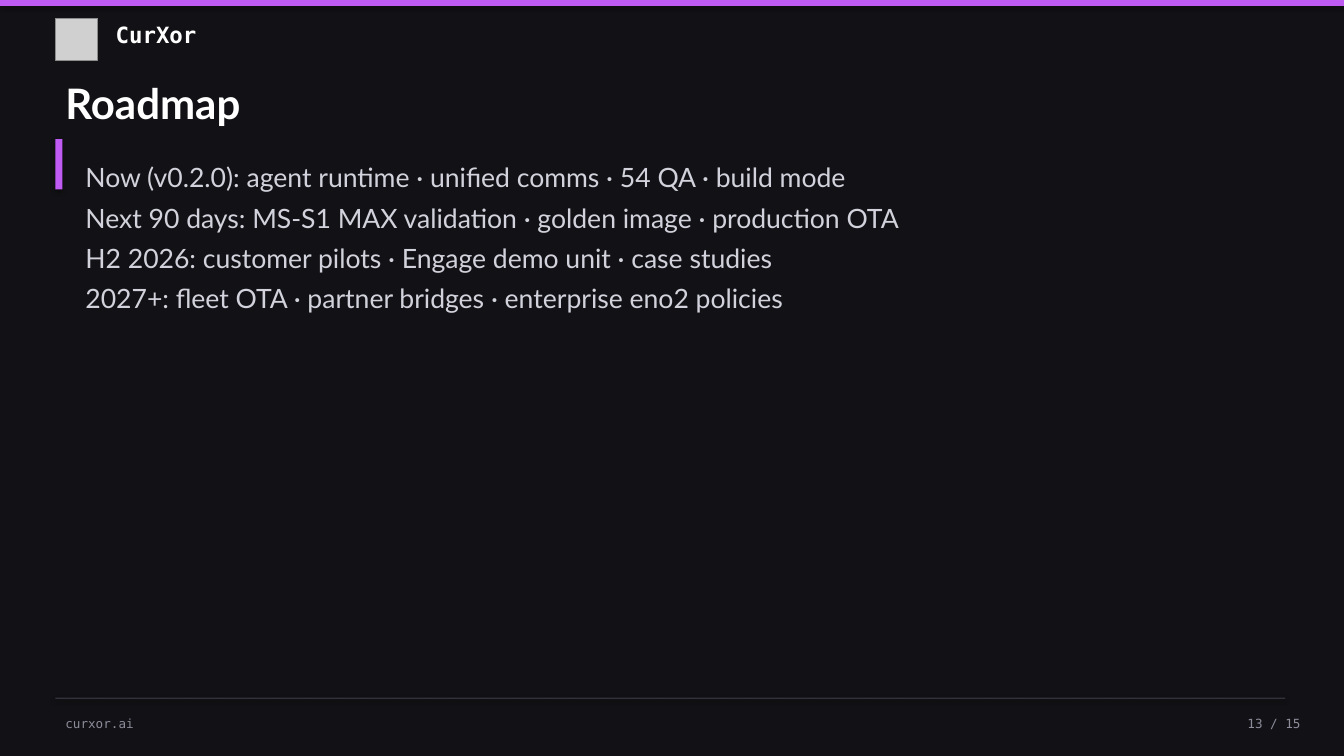
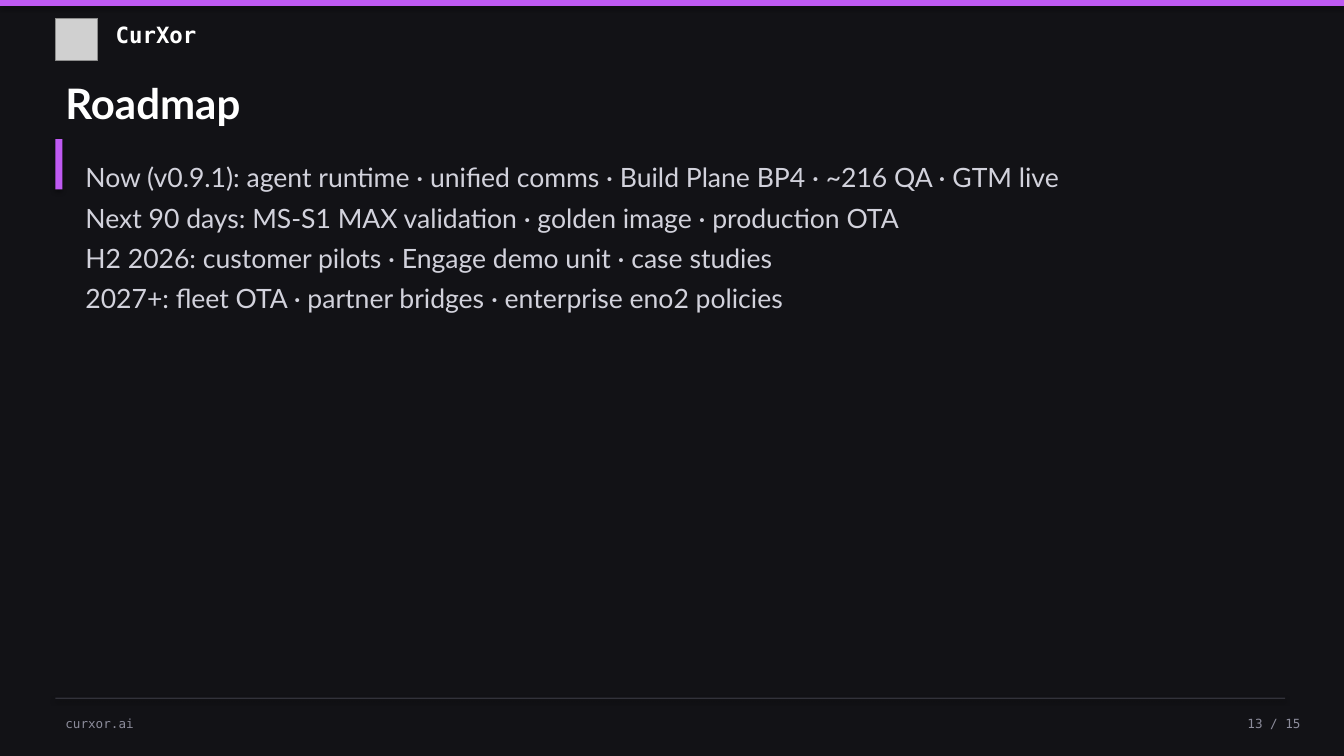
Before and after one commit to ankurmisra1982/curxor-storefront, a slide deck: slide 13 of docs/CurXor-Pitch-Deck-Speaker-Notes.pptx. Drawn at 1344x756 pixels with LibreOffice and Linux fonts; fonts in the diff are those of the drawing; grey boxes stand for pictures. Boxes give left, top, right and bottom in pixels: in the first picture for what was removed or moved away, otherwise in the second. Text is boxed around its words. In the diff, an @@ line names an element or a change of style, - is before the commit and + after.

Commit message:
Fundraising polish: hybrid H1, unified operators, investor journey fixes.
Align site and pitch deck for diligence — proof-first homepage, Alex/Sam/Jordan everywhere, press kit links to G3 demo, dead code purge, and ESLint CLI migration.

```diff
--- a/docs/CurXor-Pitch-Deck-Speaker-Notes.pptx
+++ b/docs/CurXor-Pitch-Deck-Speaker-Notes.pptx
@@ text at (85,166,1059,192): text changed @@
-Now (v0.2.0): agent runtime · unified comms · 54 QA · build mode
+Now (v0.9.1): agent runtime · unified comms · Build Plane BP4 · ~216 QA · GTM live
```
Also in this commit, not shown: 4 other slides changed, 40 other files.
